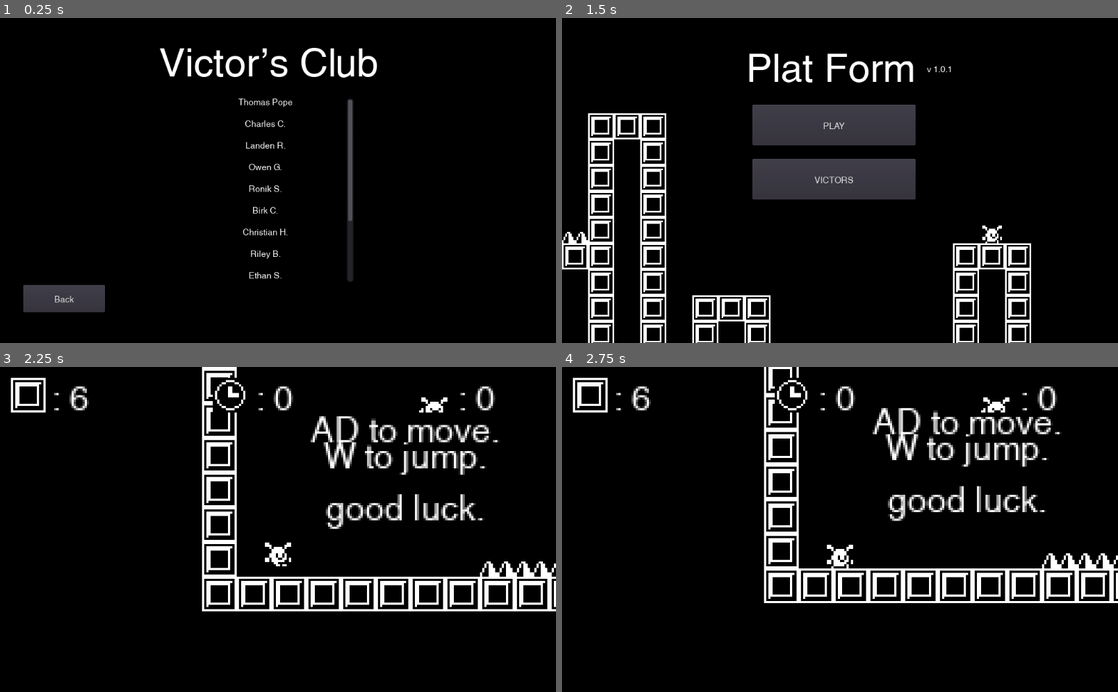
Above: before the commit, frames 1-4 (two rows, left to right).
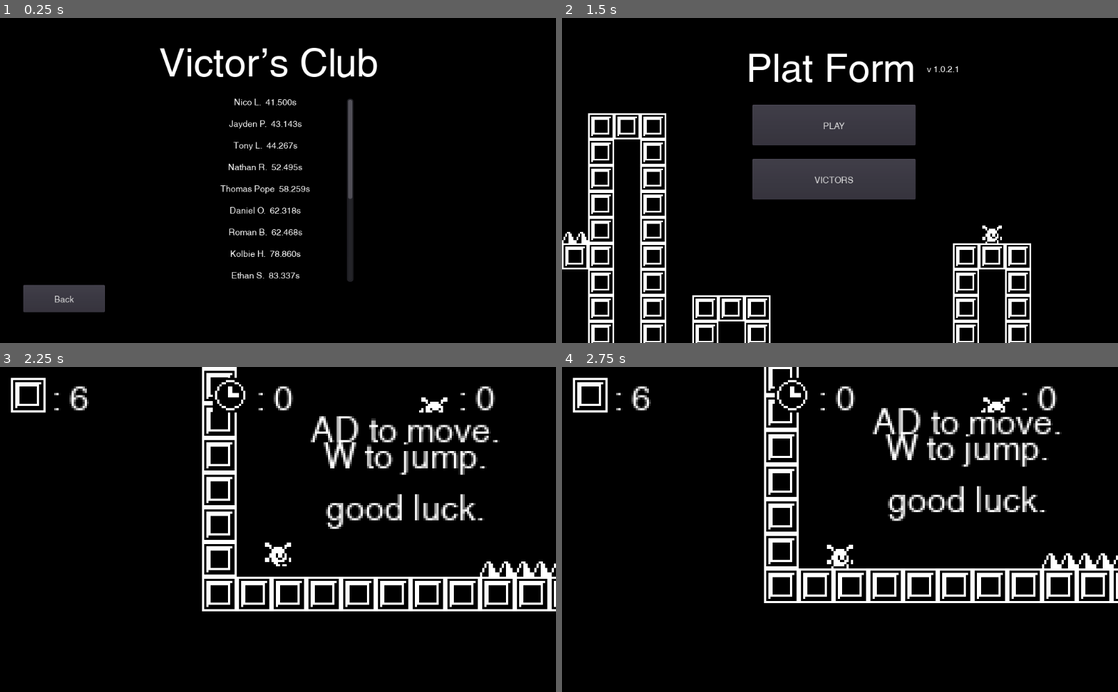
Above: after the commit, the same moments.

Repository: thomasapope/plat-form
Game: Godot game, scene res://scenes/menu/Leaderboard.tscn
Two runs of this game, one before a commit and one after it. Both use one fixed random seed, a clock stepped at 60 frames per second and the inputs below. This scene is started directly instead of the project's main scene.
Inputs (mouse positions are in pixels of both pictures, inside the frame that each line leads up to):
- Up to frame 1 (0.25 s): no input
- Up to frame 2 (1.5 s): tap Enter at 0.5 s; move the mouse to (962, 164) at 0.52 s; hold D (right) 0.53-1.25 s; click (962, 164) at 0.67 s; tap W (jump) at 0.77 s; click "Back" at 1.25 s
- Up to frame 3 (2.25 s): click "PLAY" at 2 s
- Up to frame 4 (2.75 s): no input

The runs differ from the first frame. In frame 1, 1.5% of the frame differs, in the area x 39-64%, y 24-81%; in frame 2, less than 0.1%; in frame 3, nothing differs; in frame 4, nothing differs.

Commit message:
Update victors list

Diff:
--- a/resources/VictorsList.tres
+++ b/resources/VictorsList.tres
@@ -3,21 +3,40 @@
 [sub_resource type="GDScript" id=1]
 script/source = "extends Resource
 
+#var victors = [
+#	\"Thomas Pope\", #58.259
+#	\"Charles C.\",
+#	\"Landen R.\",
+#	\"Owen G.\",
+#	\"Ronik S.\",
+#	\"Birk C.\",
+#	\"Christian H.\",
+#	\"Riley B.\",
+#	\"Ethan S.\", #83.337
+#	\"Nico L.\", #41.500
+#	\"Roman B.\", #62.468
+#	\"Tony L.\", #44.267
+#	\"Matthew R.\" #52.495
+#]
+
+
 var victors = [
-	\"Thomas Pope\", #58.259
-	\"Charles C.\",
-	\"Landen R.\",
-	\"Owen G.\",
-	\"Ronik S.\",
-	\"Birk C.\",
-	\"Christian H.\",
-	\"Riley B.\",
-	\"Ethan S.\", #83.337
-	\"Nico L.\", #41.500
-	\"Roman B.\", #62.468
-	\"Tony L.\", #44.267
-	\"Matthew R.\" #52.495
-]
+	[\"Nico L.\", 41.500],
+	[\"Jayden P.\", 43.143],
+	[\"Tony L.\", 44.267],
+	[\"Nathan R.\", 52.495],
+	[\"Thomas Pope\", 58.259],
+	[\"Daniel O.\", 62.318],
+	[\"Roman B.\", 62.468],
+	[\"Kolbie H.\", 78.860],
+	[\"Ethan S.\", 83.337],
+	[\"Charles C.\", 100],
+	[\"Landen R.\", 100],
+	[\"Owen G.\", 100],
+	[\"Ronik S.\", 100],
+	[\"Birk C.\", 100],
+	[\"Christian H.\", 100],
+	[\"Riley B.\", 100]]
 "
 
 [resource]
--- a/scenes/menu/Main.tscn
+++ b/scenes/menu/Main.tscn
@@ -30,7 +30,7 @@
 margin_right = 569.0
 margin_bottom = 63.0
 theme = ExtResource( 5 )
-text = "v 1.0.1"
+text = "v 1.0.2.1"
 __meta__ = {
 "_edit_use_anchors_": false
 }
--- a/scripts/menu/Scores.gd
+++ b/scripts/menu/Scores.gd
@@ -2,6 +2,9 @@
 
 var label = preload("res://scenes/menu/LeaderboardLabel.tscn")
 export var filepath = "res://victors.txt"
+
+
+var score_format = "%s %7.3fs"
 
 # Called when the node enters the scene tree for the first time.
 func _ready():
@@ -37,5 +40,6 @@
 	var victors = load("res://resources/VictorsList.tres").victors
 	for i in range(victors.size()):
 		var new_label = label.instance()
-		new_label.text = victors[i]
+#		new_label.text = victors[i]
+		new_label.text = score_format % [victors[i][0], victors[i][1]]
 		add_child(new_label)
Not shown, changed: export_presets.cfg
